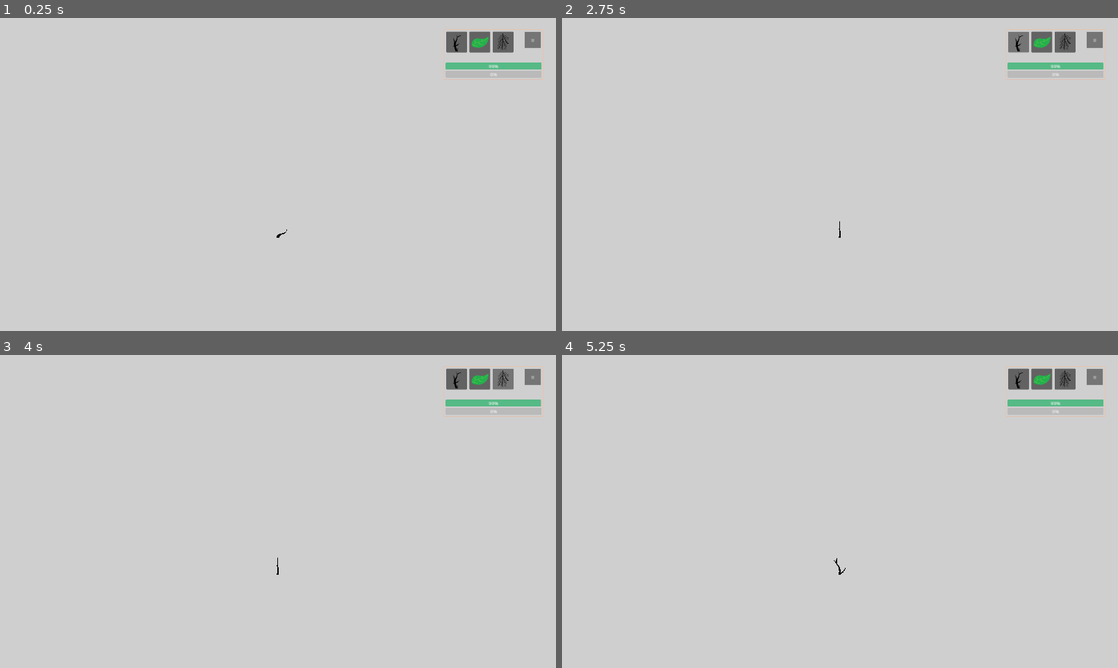
Above: before the commit, frames 1-4 (two rows, left to right).
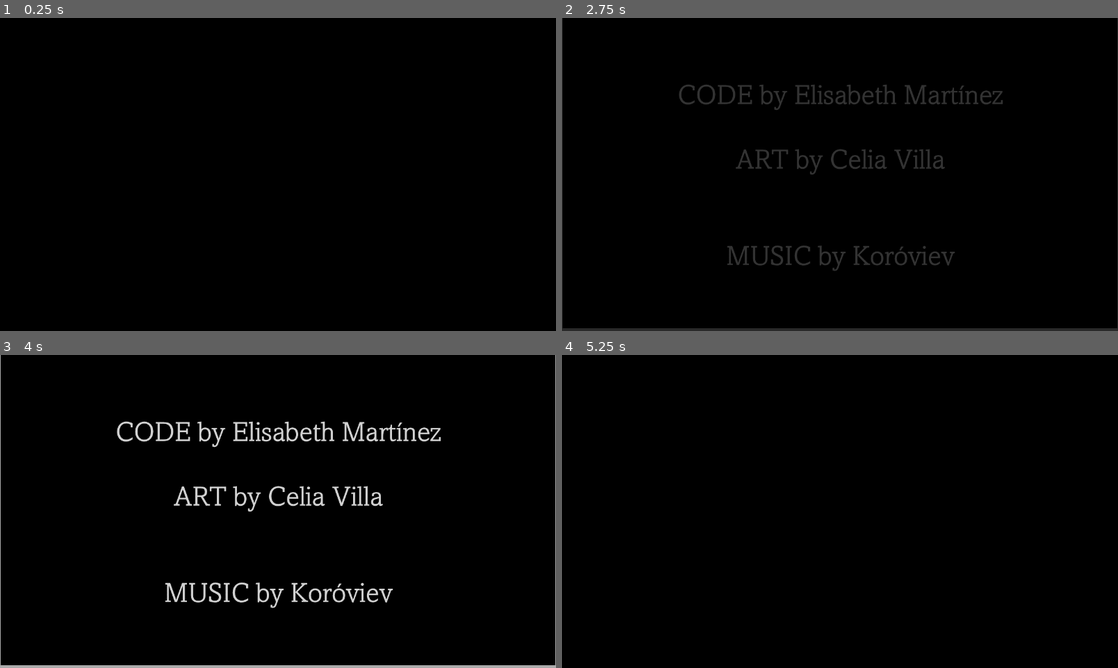
Above: after the commit, the same moments.

Repository: Elysaveth/gmtkjam24
Game: Godot game, scene res://scenes/tree_level.tscn
The game is run twice, just before and just after one commit, with the same random seed, the same clock (stepped at 60 frames per second) and the same inputs.
Inputs (mouse positions are in pixels of both pictures, inside the frame that each line leads up to):
- Up to frame 1 (0.25 s): no input
- Up to frame 2 (2.75 s): click "II" at 0.5 s; click "Retry" at 1.25 s; click (1017, 43) at 2 s
- Up to frame 3 (4 s): click (478, 380) at 2.75 s; click (500, 380) at 3.5 s
- Up to frame 4 (5.25 s): click "II" at 4.25 s; click "Retry" at 5 s

The runs differ from the first frame. In frame 1, 100% of the frame differs, in the area x 0-100%, y 0-100%; in frame 2, 100%; in frame 3, 98%; in frame 4, 100%.

Commit message:
moved intro to main scene

Diff:
--- a/intro.gd
+++ b/intro.gd
@@ -5,7 +5,10 @@
 func _ready():
 	$AnimationPlayer.play("fade in")
 	await(get_tree().create_timer(10)).timeout
-	get_tree().change_scene_to_file("res://scenes/tree_level.tscn")
+	get_node("logo").hide()
+	await(get_tree().create_timer(3)).timeout
+	self.hide()
+	#get_tree().change_scene_to_file("res://scenes/tree_level.tscn")
 
 # Called every frame. 'delta' is the elapsed time since the previous frame.
 func _process(_delta):
--- a/scenes/tree_level.tscn
+++ b/scenes/tree_level.tscn
@@ -1,12 +1,16 @@
-[gd_scene load_steps=5 format=3 uid="uid://ywpjkgsg71s8"]
+[gd_scene load_steps=6 format=3 uid="uid://ywpjkgsg71s8"]
 
 [ext_resource type="Script" path="res://scripts/tree_level.gd" id="1_niq0h"]
+[ext_resource type="PackedScene" uid="uid://bwduh4ie1ilyb" path="res://scenes/intro.tscn" id="2_qasvy"]
 [ext_resource type="Texture2D" uid="uid://baj167qobsq0p" path="res://sprites/background-tree.png" id="2_v70m1"]
 [ext_resource type="PackedScene" uid="uid://da1lv37u8i0fx" path="res://scenes/control.tscn" id="3_7ed2u"]
 [ext_resource type="AudioStream" uid="uid://cmudct671ayc4" path="res://resources/Popota said tiriri.mp3" id="4_8ksen"]
 
 [node name="Level" type="Node2D"]
 script = ExtResource("1_niq0h")
+
+[node name="Node2D" parent="." instance=ExtResource("2_qasvy")]
+z_index = 2
 
 [node name="seed_point" type="Marker2D" parent="."]
 top_level = true
@@ -28,10 +32,6 @@
 texture = ExtResource("2_v70m1")
 offset = Vector2(960, 540)
 
-[node name="CanvasLayer" type="CanvasLayer" parent="."]
-layer = 0
-visible = false
-
 [node name="music" type="AudioStreamPlayer" parent="."]
 stream = ExtResource("4_8ksen")
 autoplay = true
--- a/scripts/tree_level.gd
+++ b/scripts/tree_level.gd
@@ -16,7 +16,9 @@
 	add_child(tree)
 	tree.position = get_node("seed_point").get_global_position()
 	get_node("UI/Info/Stats/EnergyBar").max_value = tree.data.energy
-	tree.running = true
+
+
+	tree.running = false
 
 
 # Called every frame. 'delta' is the elapsed time since the previous frame.
Not shown, added: resources/Musica/roots.wav.import
